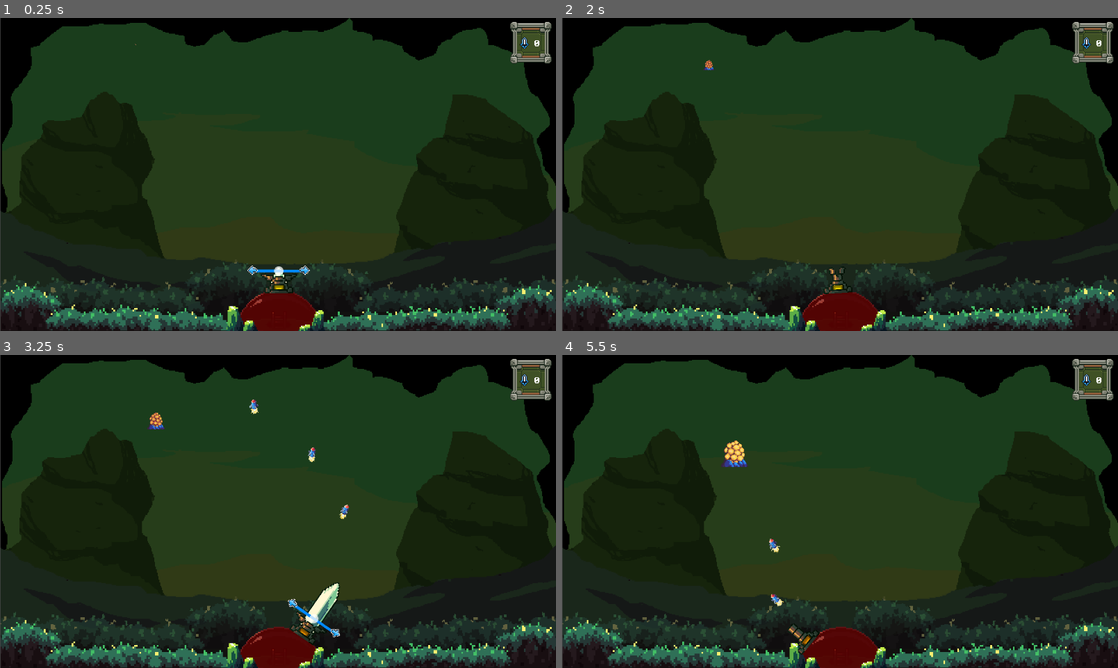
Above: before the commit, frames 1-4 (two rows, left to right).
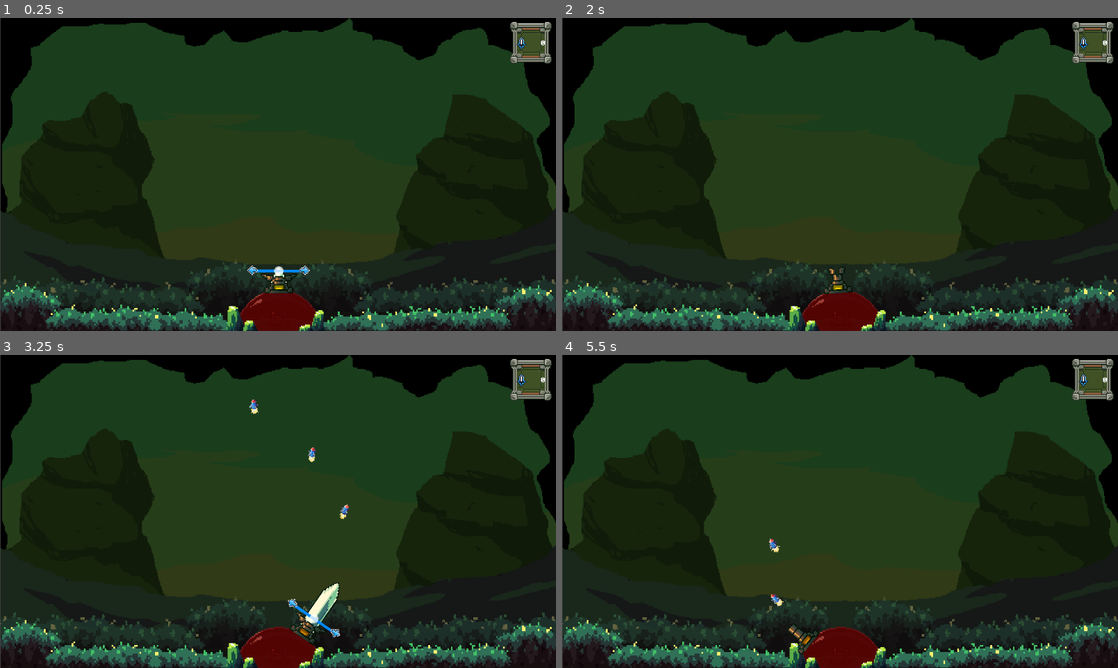
Above: after the commit, the same moments.

Repository: antoinenisoli/DomeSword_GWJ_2025
Game: Godot game, scene res://scenes/levels/game.tscn
The game is run twice, just before and just after one commit, with the same random seed, the same clock (stepped at 60 frames per second) and the same inputs.
Inputs (mouse positions are in pixels of both pictures, inside the frame that each line leads up to):
- Up to frame 1 (0.25 s): no input
- Up to frame 2 (2 s): move the mouse to (962, 158) at 0.52 s; press the mouse at (962, 158) at 0.53 s; hold Right (move_right) 0.53-1.28 s; move the mouse to (728, 190) at 1.27 s; release the mouse at (728, 190) at 1.28 s; hold Left (move_left) from 1.28 s (still down); tap E (switch_weapon) at 1.35 s
- Up to frame 3 (3.25 s): move the mouse to (333, 442) at 2.02 s; release Left (move_left) at 2.03 s; press the mouse at (333, 442) at 2.03 s; hold Right (move_right) from 2.03 s (still down); move the mouse to (250, 574) at 2.77 s; release the mouse at (250, 574) at 2.78 s; tap E (switch_weapon) at 2.85 s
- Up to frame 4 (5.5 s): move the mouse to (1006, 558) at 3.52 s; release Right (move_right) at 3.53 s; press the mouse at (1006, 558) at 3.53 s; hold Left (move_left) from 3.53 s (still down); move the mouse to (673, 464) at 4.27 s; release the mouse at (673, 464) at 4.28 s; tap E (switch_weapon) at 4.35 s; move the mouse to (867, 511) at 5.02 s; press the mouse at (867, 511) at 5.03 s

The runs differ from the first frame. In frame 1, less than 0.1% of the frame differs, in the area x 24-98%, y 6-10%; in frame 2, 0.1%; in frame 3, 0.2%; in frame 4, 0.4%, in the area x 28-98%, y 6-36%.

Commit message:
explosion script

Diff:
--- a/scenes/UI/game_ui.tscn
+++ b/scenes/UI/game_ui.tscn
@@ -15,6 +15,7 @@
 
 [sub_resource type="LabelSettings" id="LabelSettings_hvehc"]
 font = ExtResource("4_5038c")
+font_size = 12
 
 [sub_resource type="StyleBoxTexture" id="StyleBoxTexture_mbbca"]
 texture = ExtResource("10_jqo5s")
@@ -137,18 +138,20 @@
 [node name="enemy_count" type="Label" parent="CanvasLayer/Screens/HUD/TextureRect/VBoxContainer/Control2"]
 layout_mode = 0
 offset_left = -7.0
-offset_right = 57.0
+offset_right = 69.0
 offset_bottom = 42.0
-text = "0"
+theme_override_font_sizes/font_size = 16
+text = "1000"
 label_settings = SubResource("LabelSettings_hvehc")
 horizontal_alignment = 2
 vertical_alignment = 1
+uppercase = true
 
 [node name="TextureRect" type="TextureRect" parent="CanvasLayer/Screens/HUD/TextureRect/VBoxContainer/Control2"]
 layout_mode = 0
-offset_left = 5.0
+offset_left = -2.0
 offset_top = 4.0
-offset_right = 36.999825
+offset_right = 29.999825
 offset_bottom = 35.999966
 texture = ExtResource("6_mbbca")
 stretch_mode = 4
--- a/scenes/entities/enemies/egg_enemy.tscn
+++ b/scenes/entities/enemies/egg_enemy.tscn
@@ -1,7 +1,8 @@
-[gd_scene load_steps=40 format=3 uid="uid://b5k4wrsldj08p"]
+[gd_scene load_steps=41 format=3 uid="uid://b5k4wrsldj08p"]
 
 [ext_resource type="Script" uid="uid://cpdgxp65xk74c" path="res://scripts/Entities/follow.gd" id="1_kx0bx"]
-[ext_resource type="Script" uid="uid://ci8pvrmrt3e2s" path="res://scripts/Entities/Enemies/enemy.gd" id="2_j5g5f"]
+[ext_resource type="Script" uid="uid://cd505nhclc85d" path="res://scripts/Entities/Enemies/enemy_exploding.gd" id="2_kx0bx"]
+[ext_resource type="PackedScene" uid="uid://tdmt7g1f3hnm" path="res://scenes/entities/enemies/explosion.tscn" id="3_j5g5f"]
 [ext_resource type="Script" uid="uid://ckfsoeqxbgpdo" path="res://scripts/Entities/Health.gd" id="3_nbl50"]
 [ext_resource type="Texture2D" uid="uid://dd4oa6g0cmoqf" path="res://assets/sprites/enemies/egg.png" id="4_j5g5f"]
 [ext_resource type="PackedScene" uid="uid://cdxn5allwtq1u" path="res://scenes/weapons/shoot.tscn" id="5_e1s6s"]
@@ -368,12 +369,13 @@
 lock_rotation = true
 script = ExtResource("1_kx0bx")
 speed = 25.0
-min_distance = 50.0
+min_distance = 100.0
 enemy = NodePath("Entity")
 push_cooldown = NodePath("pushedCooldown")
 
 [node name="Entity" type="Node2D" parent="." node_paths=PackedStringArray("shadow", "anim", "sprite") groups=["Enemies"]]
-script = ExtResource("2_j5g5f")
+script = ExtResource("2_kx0bx")
+explosion = ExtResource("3_j5g5f")
 shadow = NodePath("../CollisionShape2D/AnimatedSprite2D/shadow")
 anim = NodePath("../AnimationPlayer")
 ammo_value = 5
@@ -391,7 +393,7 @@
 sprite_frames = SubResource("SpriteFrames_md0e3")
 animation = &"idle"
 autoplay = "idle"
-frame_progress = 0.19685051
+frame_progress = 0.78255546
 
 [node name="shadow" type="Sprite2D" parent="CollisionShape2D/AnimatedSprite2D"]
 visible = false
--- /dev/null
+++ b/scenes/entities/enemies/explosion.tscn
@@ -0,0 +1,16 @@
+[gd_scene load_steps=3 format=3 uid="uid://tdmt7g1f3hnm"]
+
+[ext_resource type="Script" uid="uid://bmyoijxikv66" path="res://scripts/Entities/Enemies/explosion.gd" id="1_tqulw"]
+
+[sub_resource type="CircleShape2D" id="CircleShape2D_0wcjb"]
+radius = 100.0
+
+[node name="Explosion" type="Area2D"]
+scale = Vector2(0.8, 0.8)
+script = ExtResource("1_tqulw")
+damages = 10
+
+[node name="CollisionShape2D" type="CollisionShape2D" parent="."]
+shape = SubResource("CircleShape2D_0wcjb")
+
+[connection signal="body_entered" from="." to="." method="_on_body_entered"]
--- a/scenes/entities/enemies/fly_enemy.tscn
+++ b/scenes/entities/enemies/fly_enemy.tscn
@@ -265,7 +265,7 @@
 hitColor = Color(4.6165767, 0, 0, 1)
 
 [node name="CollisionShape2D" type="CollisionShape2D" parent="."]
-scale = Vector2(2, 2)
+scale = Vector2(1.5, 1.5)
 shape = SubResource("CircleShape2D_4ra3w")
 
 [node name="AnimatedSprite2D" type="AnimatedSprite2D" parent="CollisionShape2D"]
--- a/scenes/fx_manager.tscn
+++ b/scenes/fx_manager.tscn
@@ -1,14 +1,16 @@
-[gd_scene load_steps=5 format=3 uid="uid://bhl07m054kcp"]
+[gd_scene load_steps=6 format=3 uid="uid://bhl07m054kcp"]
 
 [ext_resource type="Script" uid="uid://cxvtm16gb24kb" path="res://scripts/fx_manager.gd" id="1_kd21r"]
 [ext_resource type="PackedScene" uid="uid://cju8mcsp5dvmx" path="res://scenes/vfx/blood_slash.tscn" id="2_v8lyr"]
 [ext_resource type="PackedScene" uid="uid://cplgp60jm7ofw" path="res://scenes/vfx/blood_stream.tscn" id="3_jmrvx"]
 [ext_resource type="PackedScene" uid="uid://d3kst3im7wkcd" path="res://scenes/vfx/blood_explode.tscn" id="4_ufbsv"]
+[ext_resource type="PackedScene" uid="uid://bu42txsuw8uec" path="res://scenes/vfx/explosion_vfx.tscn" id="5_36ah8"]
 
 [node name="FxManager" type="Node2D"]
 script = ExtResource("1_kd21r")
 fx_list = Dictionary[String, PackedScene]({
 "blood_explode": ExtResource("4_ufbsv"),
 "blood_slash": ExtResource("2_v8lyr"),
-"blood_stream": ExtResource("3_jmrvx")
+"blood_stream": ExtResource("3_jmrvx"),
+"egg_explosion": ExtResource("5_36ah8")
 })
--- a/scenes/levels/game.tscn
+++ b/scenes/levels/game.tscn
@@ -58,6 +58,12 @@
 cooldown_range = Vector2(5, 15)
 spawn_range = 50.0
 
+[node name="EnemySpawner5" parent="Spawners" instance=ExtResource("6_p57ef")]
+position = Vector2(-350, -66)
+cooldown_range = Vector2(5, 15)
+spawn_range = 50.0
+enemy = ExtResource("8_6370d")
+
 [node name="EnemySpawner3" parent="Spawners" instance=ExtResource("6_p57ef")]
 position = Vector2(-478, -474)
 cooldown_range = Vector2(15, 30)
@@ -92,6 +98,3 @@
 scale = Vector2(1.325, 1.3333334)
 texture = ExtResource("9_oi2tv")
 metadata/_edit_lock_ = true
-
-[node name="Frog" parent="." instance=ExtResource("8_6370d")]
-position = Vector2(-217, -331)
--- /dev/null
+++ b/scenes/vfx/explosion_vfx.tscn
@@ -0,0 +1,99 @@
+[gd_scene load_steps=15 format=3 uid="uid://bu42txsuw8uec"]
+
+[ext_resource type="Texture2D" uid="uid://ox6k2efnf71x" path="res://assets/sprites/fx/impfx1_dust_impact_B_large_orange/spritesheet.png" id="1_2cf5c"]
+[ext_resource type="Script" uid="uid://dmt32mip85esf" path="res://scripts/autodestroy_fx.gd" id="2_m60q5"]
+
+[sub_resource type="AtlasTexture" id="AtlasTexture_tqulw"]
+atlas = ExtResource("1_2cf5c")
+region = Rect2(0, 0, 96, 96)
+
+[sub_resource type="AtlasTexture" id="AtlasTexture_6y6hs"]
+atlas = ExtResource("1_2cf5c")
+region = Rect2(96, 0, 96, 96)
+
+[sub_resource type="AtlasTexture" id="AtlasTexture_u5ehb"]
+atlas = ExtResource("1_2cf5c")
+region = Rect2(192, 0, 96, 96)
+
+[sub_resource type="AtlasTexture" id="AtlasTexture_x7pd2"]
+atlas = ExtResource("1_2cf5c")
+region = Rect2(288, 0, 96, 96)
+
+[sub_resource type="AtlasTexture" id="AtlasTexture_07u6q"]
+atlas = ExtResource("1_2cf5c")
+region = Rect2(384, 0, 96, 96)
+
+[sub_resource type="AtlasTexture" id="AtlasTexture_gt3uc"]
+atlas = ExtResource("1_2cf5c")
+region = Rect2(480, 0, 96, 96)
+
+[sub_resource type="AtlasTexture" id="AtlasTexture_7acjg"]
+atlas = ExtResource("1_2cf5c")
+region = Rect2(576, 0, 96, 96)
+
+[sub_resource type="AtlasTexture" id="AtlasTexture_hvs06"]
+atlas = ExtResource("1_2cf5c")
+region = Rect2(672, 0, 96, 96)
+
+[sub_resource type="AtlasTexture" id="AtlasTexture_d61cq"]
+atlas = ExtResource("1_2cf5c")
+region = Rect2(768, 0, 96, 96)
+
+[sub_resource type="AtlasTexture" id="AtlasTexture_pj5ju"]
+atlas = ExtResource("1_2cf5c")
+region = Rect2(864, 0, 96, 96)
+
+[sub_resource type="AtlasTexture" id="AtlasTexture_61fn1"]
+atlas = ExtResource("1_2cf5c")
+region = Rect2(960, 0, 96, 96)
+
+[sub_resource type="SpriteFrames" id="SpriteFrames_5der2"]
+animations = [{
+"frames": [{
+"duration": 1.0,
+"texture": SubResource("AtlasTexture_tqulw")
+}, {
+"duration": 1.0,
+"texture": SubResource("AtlasTexture_6y6hs")
+}, {
+"duration": 1.0,
+"texture": SubResource("AtlasTexture_u5ehb")
+}, {
+"duration": 1.0,
+"texture": SubResource("AtlasTexture_x7pd2")
+}, {
+"duration": 1.0,
+"texture": SubResource("AtlasTexture_07u6q")
+}, {
+"duration": 1.0,
+"texture": SubResource("AtlasTexture_gt3uc")
+}, {
+"duration": 1.0,
+"texture": SubResource("AtlasTexture_7acjg")
+}, {
+"duration": 1.0,
+"texture": SubResource("AtlasTexture_hvs06")
+}, {
+"duration": 1.0,
+"texture": SubResource("AtlasTexture_d61cq")
+}, {
+"duration": 1.0,
+"texture": SubResource("AtlasTexture_pj5ju")
+}, {
+"duration": 1.0,
+"texture": SubResource("AtlasTexture_61fn1")
+}],
+"loop": false,
+"name": &"default",
+"speed": 15.0
+}]
+
+[node name="explosion_vfx" type="Node2D"]
+scale = Vector2(1.68, 1.68)
+script = ExtResource("2_m60q5")
+
+[node name="AnimatedSprite2D" type="AnimatedSprite2D" parent="."]
+sprite_frames = SubResource("SpriteFrames_5der2")
+autoplay = "default"
+frame = 10
+frame_progress = 1.0
--- /dev/null
+++ b/scripts/Entities/Enemies/enemy_exploding.gd
@@ -0,0 +1,31 @@
+extends Enemy
+
+@export var explosion: PackedScene
+var done: bool
+
+func death() -> void:
+    spawn_explosion()
+    super ()
+
+func explode(_explosion: Node2D) -> void:
+    #print("play: " + str(stream_player))
+    get_tree().current_scene.add_child(_explosion)
+    _explosion.position = global_position
+
+func spawn_explosion() -> void:
+    if done:
+        return
+
+    if explosion:
+        print("explode!")
+        done = true
+        var e = explosion.instantiate()
+        call_deferred("explode", e)
+
+func _process(_delta):
+    if !player:
+        reset()
+        return
+
+    if follow.enemy_state == Enums.ENEMY_STATE.IDLE:
+        death()
--- /dev/null
+++ b/scripts/Entities/Enemies/explosion.gd
@@ -0,0 +1,16 @@
+extends Area2D
+
+@export var damages: int = 15
+
+func scan_enemy(entity) -> void:
+    print(entity)
+    if entity.is_in_group("Enemies"):
+        FxManager.spawn_fx("blood_slash", entity.position)
+        entity.enemy.takeDmg(damages)
+
+func _on_body_entered(_body: Node2D) -> void:
+    FxManager.spawn_fx("egg_explosion", position)
+    for entity in get_overlapping_bodies():
+        scan_enemy(entity)
+
+    queue_free()
--- a/scripts/Entities/Player/weapons/sword_controller.gd
+++ b/scripts/Entities/Player/weapons/sword_controller.gd
@@ -27,6 +27,7 @@
     force_slider.value = 0
     force_slider.min_value = - max_power
     force_slider.max_value = max_power
+    charge_sword(0)
 
 func start_slash() -> void:
     timer.start()
--- a/scripts/autodestroy_fx.gd
+++ b/scripts/autodestroy_fx.gd
@@ -5,6 +5,7 @@
 
 func _ready():
     anim.animation_looped.connect(queue_free)
+    anim.animation_finished.connect(queue_free)
 
 func compensate_timeScale() -> void:
     if Engine.time_scale < 1:
Binary file added: assets/sprites/fx/impfx1_dust_impact_B_large_orange/spritesheet.png
Not shown, added: assets/sprites/fx/impfx1_dust_impact_B_large_orange/spritesheet.png.import
Not shown, added: scripts/Entities/Enemies/enemy_exploding.gd.uid
Not shown, added: scripts/Entities/Enemies/explosion.gd.uid
